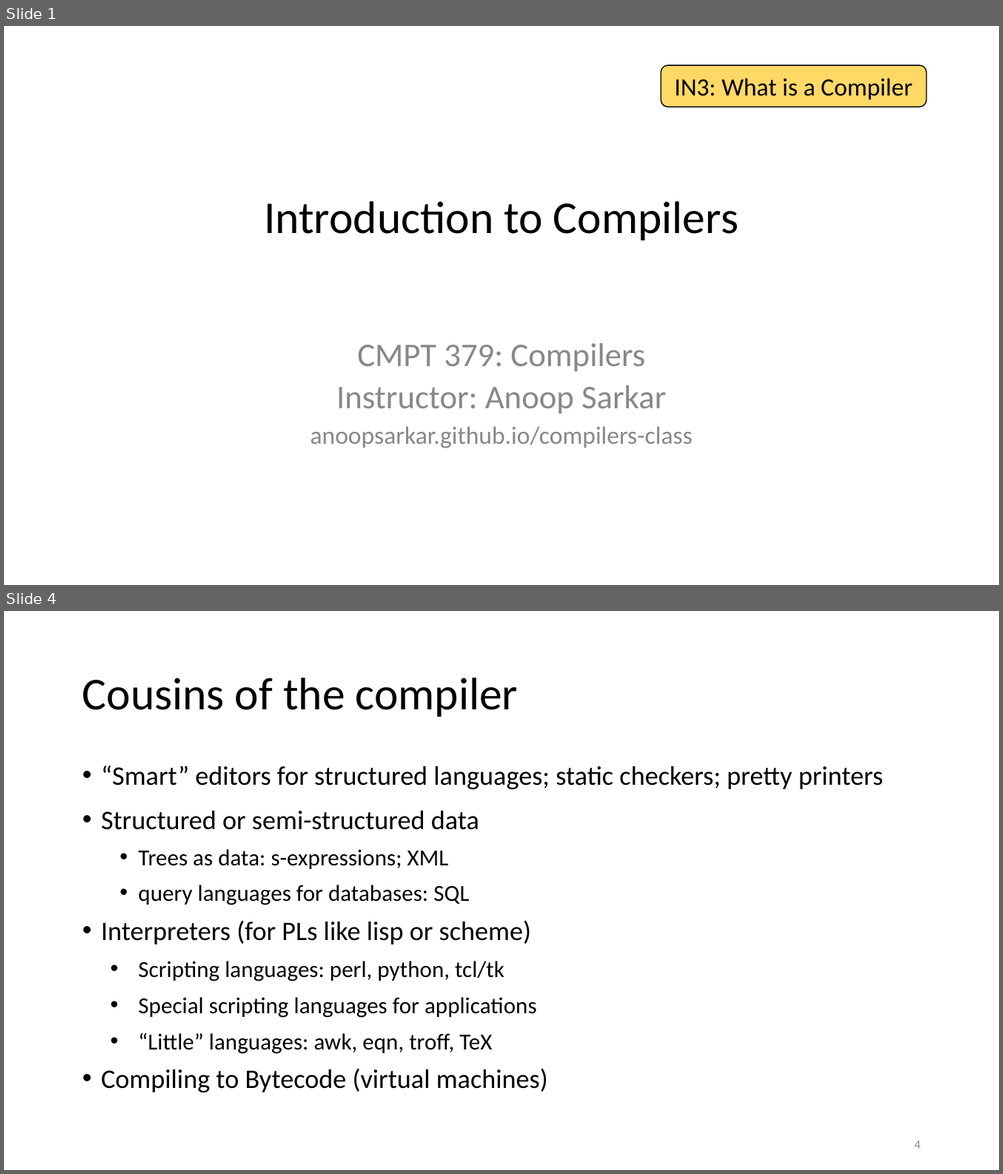
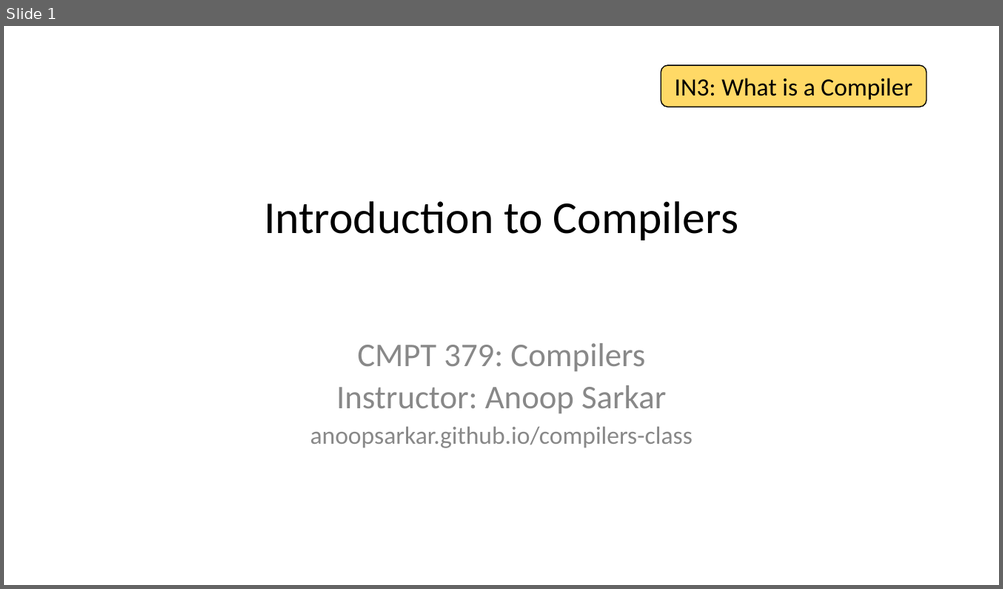
Before and after one commit to anoopsarkar/compilers-class, a slide deck: assets/ppt/intro/in3-what-is-a-compiler.pptx. Shown one above the other, each under a label of ours: slides 1 and 4 before the commit, slide 1 after it; the slides between them are not shown. The pictures are 1003x1174 and 1003x589 pixels, drawn with LibreOffice and Linux fonts; fonts in the diff are those of the drawing. Boxes give left, top, right and bottom in pixels: in the first picture for what was removed or moved away, otherwise in the second. Text is boxed around its words. In the diff, an @@ line names an element or a change of style, - is before the commit and + after.

```diff
--- a/assets/ppt/intro/in3-what-is-a-compiler.pptx
+++ b/assets/ppt/intro/in3-what-is-a-compiler.pptx
@@ slide 4 removed at (x1=4, y1=611, x2=999, y2=1170), background #FFFFFF @@
@@ title removed at (x1=82, y1=678, x2=518, y2=717) @@
-Cousins of the compiler
@@ text removed at (x1=101, y1=766, x2=883, y2=1093) @@
-• “Smart” editors for structured languages; static checkers; pretty printers
-• Structured or semi-structured data
-  • Trees as data: s-expressions; XML
-  • query languages for databases: SQL
-• Interpreters (for PLs like lisp or scheme)
-  • Scripting languages: perl, python, tcl/tk
-  • Special scripting languages for applications
-  • “Little” languages: awk, eqn, troff, TeX
-• Compiling to Bytecode (virtual machines)
@@ page number removed at (x1=914, y1=1141, x2=921, y2=1149) @@
-4
```
Also in this commit, not shown: 6 slides changed, 2 other slides removed, 3 other files.
